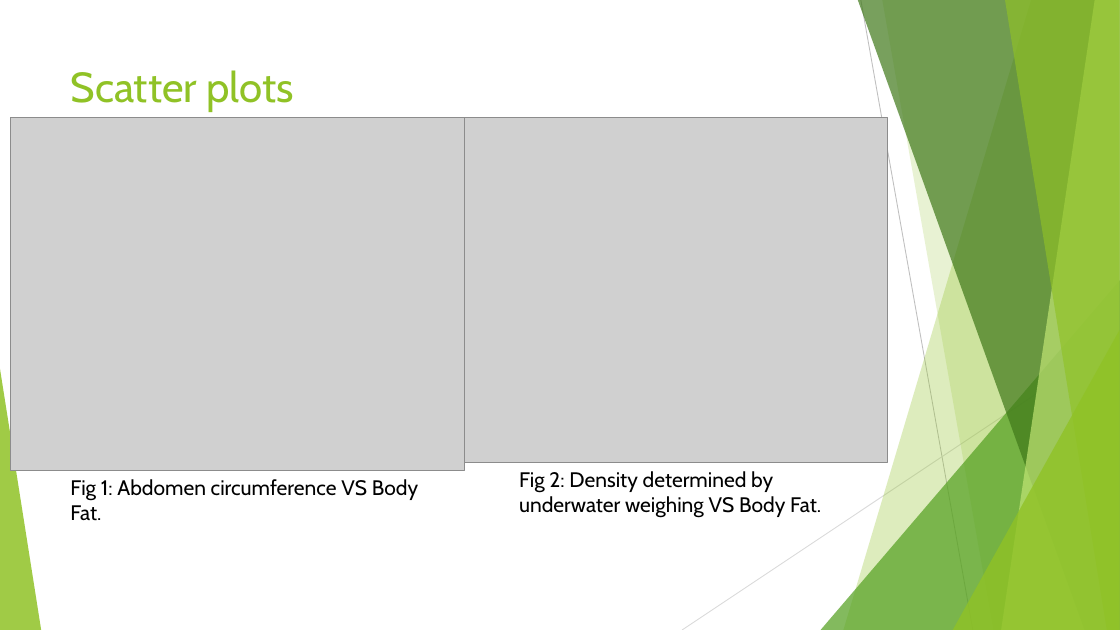
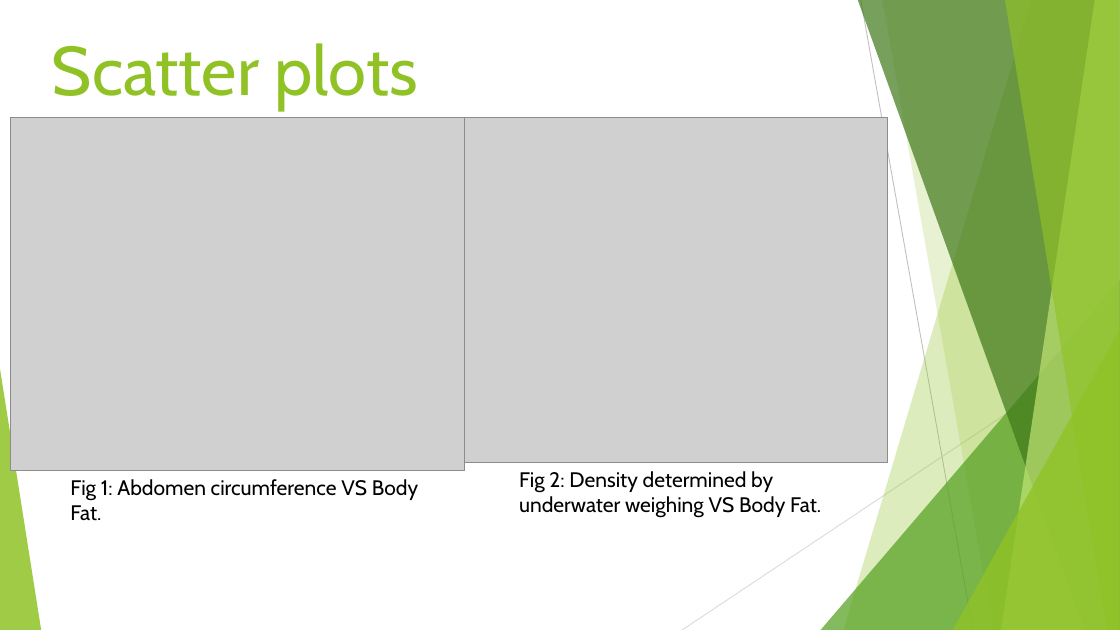
Before and after one commit to AbdulJaleel61/BODYFAT_PREDICTION, a slide deck: slide 11 of Presentation1.pptx (slide 9 before the commit). Drawn at 1120x630 pixels with LibreOffice and Linux fonts; fonts in the diff are those of the drawing; grey boxes stand for pictures. Boxes give left, top, right and bottom in pixels: in the first picture for what was removed or moved away, otherwise in the second. Text is boxed around its words. In the diff, an @@ line names an element or a change of style, - is before the commit and + after.

```diff
--- a/Presentation1.pptx
+++ b/Presentation1.pptx
@@ title "Scatter plots": place and size @@
-title "Scatter plots" at [71, 70, 293, 112]
+title "Scatter plots" at [52, 43, 418, 111]
@@ title "Scatter plots" at [52, 43, 418, 111]: size 36 to 59 pt @@
```
Also in this commit, not shown: 12 other slides changed, 4 slides added, 1 slide removed, 3 other files.
